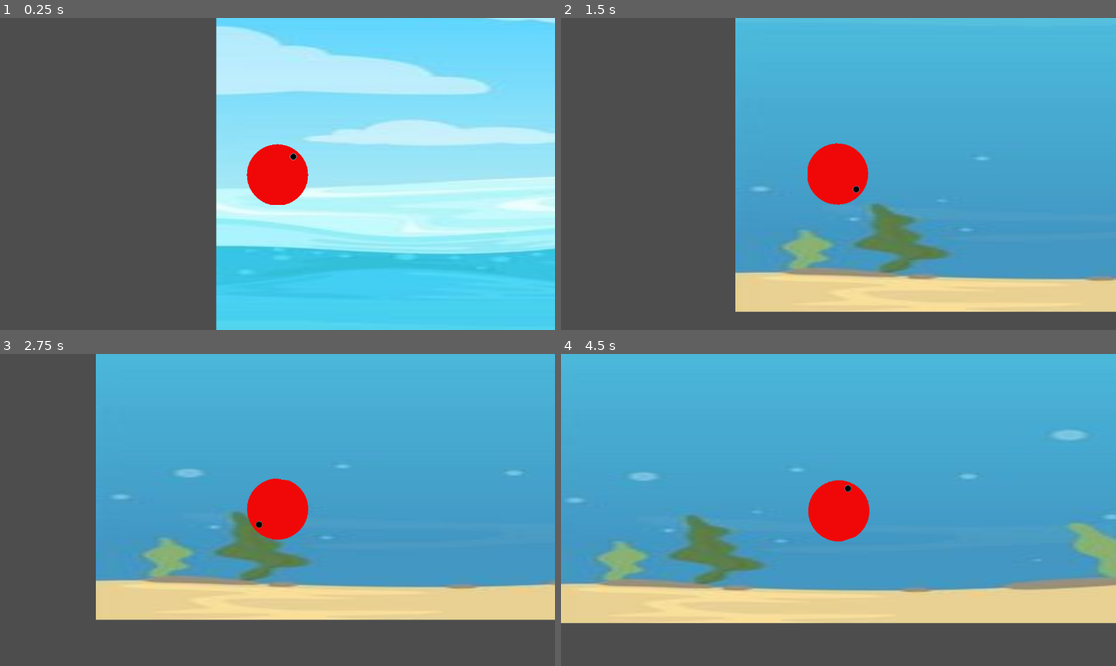
Above: before the commit, frames 1-4 (two rows, left to right).
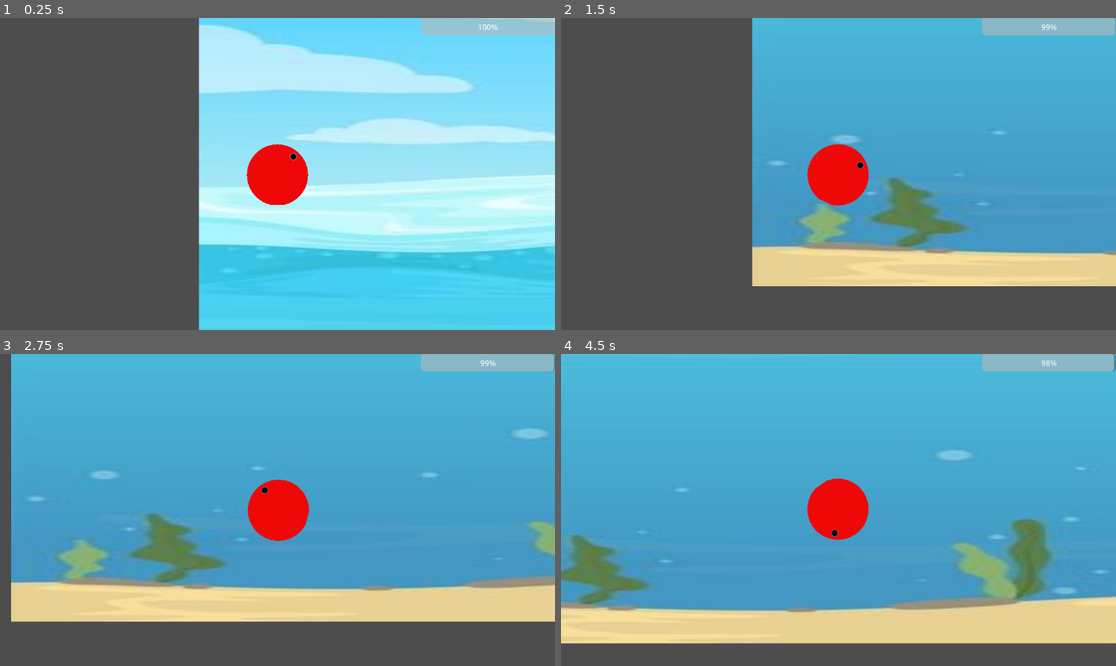
Above: after the commit, the same moments.

Repository: martinavilasj/GGJ-2025
Game: Godot game, scene res://scenes/nivel1.tscn
Two runs of this game, one before a commit and one after it. Both use one fixed random seed, a clock stepped at 60 frames per second and the inputs below.
Inputs:
- Up to frame 1 (0.25 s): no input
- Up to frame 2 (1.5 s): tap Enter (ui_accept) at 0.5, 0.77 s; hold Right (ui_right) from 0.53 s (still down)
- Up to frame 3 (2.75 s): tap Enter (ui_accept) at 1.52 s; release Right (ui_right) at 2.03 s; hold Left (ui_left) from 2.03 s (still down)
- Up to frame 4 (4.5 s): release Left (ui_left) at 2.78 s; hold Right (ui_right) 2.78-4.28 s; tap Enter (ui_accept) at 3.02, 3.77 s; hold Left (ui_left) from 4.28 s (still down)

The runs differ from the first frame. In frame 1, 6.9% of the frame differs, in the area x 35-100%, y 0-100%; in frame 2, 20%; in frame 3, 22%; in frame 4, 24%, in the area x 0-100%, y 0-93%.

Commit message:
Agregando basura

Diff:
--- a/project.godot
+++ b/project.godot
@@ -18,6 +18,7 @@
 [global_group]
 
 player=""
+suelo=""
 
 [input]
 
--- /dev/null
+++ b/scenes/basura/botella_1.tscn
@@ -0,0 +1,21 @@
+[gd_scene load_steps=4 format=3 uid="uid://dm8j3t0npalqs"]
+
+[ext_resource type="Script" path="res://scripts/basura/botella_1.gd" id="1_0tfko"]
+[ext_resource type="Texture2D" uid="uid://qg815jbp2jc6" path="res://assets/basura/botella_1.png" id="1_5h5qj"]
+
+[sub_resource type="RectangleShape2D" id="RectangleShape2D_8hw0k"]
+size = Vector2(90, 42)
+
+[node name="botella_1" type="Area2D"]
+script = ExtResource("1_0tfko")
+disminuidor = 6
+
+[node name="Sprite2D" type="Sprite2D" parent="."]
+scale = Vector2(0.175, 0.175)
+texture = ExtResource("1_5h5qj")
+
+[node name="CollisionShape2D" type="CollisionShape2D" parent="."]
+position = Vector2(1, 0)
+shape = SubResource("RectangleShape2D_8hw0k")
+
+[connection signal="body_entered" from="." to="." method="_on_body_entered"]
--- /dev/null
+++ b/scenes/basura/botella_2.tscn
@@ -0,0 +1,21 @@
+[gd_scene load_steps=4 format=3 uid="uid://bbxlywo7nfjot"]
+
+[ext_resource type="Script" path="res://scripts/basura/botella_1.gd" id="1_omfc1"]
+[ext_resource type="Texture2D" uid="uid://bv0666xaqjj64" path="res://assets/basura/botella_2.png" id="2_6w3xp"]
+
+[sub_resource type="RectangleShape2D" id="RectangleShape2D_8hw0k"]
+size = Vector2(44, 42)
+
+[node name="botella_1" type="Area2D"]
+script = ExtResource("1_omfc1")
+disminuidor = 6
+
+[node name="Sprite2D" type="Sprite2D" parent="."]
+scale = Vector2(0.175, 0.175)
+texture = ExtResource("2_6w3xp")
+
+[node name="CollisionShape2D" type="CollisionShape2D" parent="."]
+position = Vector2(1, 0)
+shape = SubResource("RectangleShape2D_8hw0k")
+
+[connection signal="body_entered" from="." to="." method="_on_body_entered"]
--- /dev/null
+++ b/scenes/basura/lata.tscn
@@ -0,0 +1,21 @@
+[gd_scene load_steps=4 format=3 uid="uid://c35nkihwn0poo"]
+
+[ext_resource type="Script" path="res://scripts/basura/botella_1.gd" id="1_wi8gd"]
+[ext_resource type="Texture2D" uid="uid://b1fh0sk223phi" path="res://assets/basura/lata.png" id="2_y78qv"]
+
+[sub_resource type="RectangleShape2D" id="RectangleShape2D_8hw0k"]
+size = Vector2(55, 56.5)
+
+[node name="botella_1" type="Area2D"]
+script = ExtResource("1_wi8gd")
+disminuidor = 6
+
+[node name="Sprite2D" type="Sprite2D" parent="."]
+scale = Vector2(0.125, 0.125)
+texture = ExtResource("2_y78qv")
+
+[node name="CollisionShape2D" type="CollisionShape2D" parent="."]
+position = Vector2(0, -0.25)
+shape = SubResource("RectangleShape2D_8hw0k")
+
+[connection signal="body_entered" from="." to="." method="_on_body_entered"]
--- a/scenes/nivel1.tscn
+++ b/scenes/nivel1.tscn
@@ -1,12 +1,13 @@
-[gd_scene load_steps=6 format=3 uid="uid://k5vf2pfbw7db"]
+[gd_scene load_steps=7 format=3 uid="uid://k5vf2pfbw7db"]
 
 [ext_resource type="Texture2D" uid="uid://ewjlqhrisyt2" path="res://assets/Dock/Water waves background seamless liquid pattern vector image on VectorStock.jpg" id="1_ja0j3"]
+[ext_resource type="PackedScene" uid="uid://dm8j3t0npalqs" path="res://scenes/basura/botella_1.tscn" id="2_jfy3w"]
 [ext_resource type="PackedScene" uid="uid://b5vto1raj48l0" path="res://scenes/rigid_body_2d.tscn" id="3_6mg0o"]
 [ext_resource type="PackedScene" uid="uid://bqv0hwc6fjjd8" path="res://scenes/bolsas.tscn" id="3_cf77e"]
 
-[sub_resource type="CanvasItemMaterial" id="CanvasItemMaterial_i683n"]
+[sub_resource type="CanvasItemMaterial" id="CanvasItemMaterial_yubuu"]
 
-[sub_resource type="PhysicsMaterial" id="PhysicsMaterial_5ib0f"]
+[sub_resource type="PhysicsMaterial" id="PhysicsMaterial_7c2ag"]
 
 [node name="Area2D" type="Node2D"]
 
@@ -15,19 +16,23 @@
 scale = Vector2(7.49048, 2.31368)
 texture = ExtResource("1_ja0j3")
 
-[node name="StaticBody2D" type="StaticBody2D" parent="."]
-material = SubResource("CanvasItemMaterial_i683n")
-physics_material_override = SubResource("PhysicsMaterial_5ib0f")
+[node name="StaticBody2D" type="StaticBody2D" parent="." groups=["suelo"]]
+material = SubResource("CanvasItemMaterial_yubuu")
+physics_material_override = SubResource("PhysicsMaterial_7c2ag")
 
 [node name="CollisionPolygon2D" type="CollisionPolygon2D" parent="StaticBody2D"]
 position = Vector2(-100.619, 182.223)
 scale = Vector2(1.81319, 2.30847)
-polygon = PackedVector2Array(-1, 1, 15.7835, 64.0153, 28.4684, 141.556, 33.432, 279.31, 35.638, 392.805, 145.389, 393.671, 206.056, 393.671, 27 …(424 unchanged characters)…
+polygon = PackedVector2Array(-12.895, 2.06934, 11.3717, 77.4439, 28.4684, 141.556, 35.0868, 278.443, 45.014, 361.615, 56.0443, 385.873, 70.9352, 402.768, 83.0685, 403.201, 97.4079, 401.035, 122.778, 398.436, 145.389, 393.671, 206.056, 393.671, 27 …(424 unchanged characters)…
 
 [node name="Polygon2D" type="Polygon2D" parent="StaticBody2D"]
+
+[node name="botella_1" parent="StaticBody2D" instance=ExtResource("2_jfy3w")]
+position = Vector2(2151, 1208)
 
 [node name="Bolsas" parent="." instance=ExtResource("3_cf77e")]
 position = Vector2(1355, 560)
 scale = Vector2(0.495028, 0.436542)
 
 [node name="RigidBody2D" parent="." instance=ExtResource("3_6mg0o")]
+position = Vector2(36, 3)
--- a/scenes/rigid_body_2d.tscn
+++ b/scenes/rigid_body_2d.tscn
@@ -28,4 +28,25 @@
 
 [node name="Timer" type="Timer" parent="."]
 
+[node name="Timer_Oxigeno" type="Timer" parent="."]
+
+[node name="CanvasLayer" type="CanvasLayer" parent="."]
+
+[node name="Container" type="Control" parent="CanvasLayer"]
+layout_mode = 3
+anchors_preset = 1
+anchor_left = 1.0
+anchor_right = 1.0
+grow_horizontal = 0
+
+[node name="ProgressBar" type="ProgressBar" parent="CanvasLayer/Container"]
+layout_mode = 1
+anchors_preset = 1
+anchor_left = 1.0
+anchor_right = 1.0
+offset_left = -278.0
+offset_bottom = 36.0
+grow_horizontal = 0
+
 [connection signal="timeout" from="Timer" to="." method="_on_timer_timeout"]
+[connection signal="timeout" from="Timer_Oxigeno" to="." method="_on_timer_oxigeno_timeout"]
--- /dev/null
+++ b/scenes/suelo.tscn
@@ -0,0 +1,25 @@
+[gd_scene load_steps=4 format=3 uid="uid://b5o00kjgbbhhw"]
+
+[ext_resource type="Texture2D" uid="uid://ewjlqhrisyt2" path="res://assets/Dock/Water waves background seamless liquid pattern vector image on VectorStock.jpg" id="1_q6n1l"]
+
+[sub_resource type="CanvasItemMaterial" id="CanvasItemMaterial_ndvxy"]
+
+[sub_resource type="PhysicsMaterial" id="PhysicsMaterial_pqvjo"]
+
+[node name="suelo" type="Node2D"]
+
+[node name="Background" type="Sprite2D" parent="."]
+position = Vector2(2626, 416)
+scale = Vector2(7.49048, 2.31368)
+texture = ExtResource("1_q6n1l")
+
+[node name="StaticBody2D" type="StaticBody2D" parent="." groups=["suelo"]]
+material = SubResource("CanvasItemMaterial_ndvxy")
+physics_material_override = SubResource("PhysicsMaterial_pqvjo")
+
+[node name="CollisionPolygon2D" type="CollisionPolygon2D" parent="StaticBody2D"]
+position = Vector2(-100.619, 182.223)
+scale = Vector2(1.81319, 2.30847)
+polygon = PackedVector2Array(-1, 1, 15.7835, 64.0153, 28.4684, 141.556, 33.432, 279.31, 35.638, 392.805, 145.389, 393.671, 206.056, 393.671, 272.237, 393.671, 340.625, 391.505, 421.698, 381.975, 474.091, 366.38, 525.934, 346.454, 586.049, 312.665, 647.267, 266.314, 700.073, 233.725, 747.642, 204.368, 772.46, 208.267, 807.206, 227.76, 894.896, 335.624, 952.254, 371.579, 997.478, 390.639, 1071.38, 387.173, 1109.99, 418.363, 1177.82, 457.783, 1318.46, 453.451, 1369.2, 407.533, 1443.1, 361.182, 1550.09, 356.417, 1599.18, 423.128, 1660.4, 467.746, -13.4467, 475.544)
+
+[node name="Polygon2D" type="Polygon2D" parent="StaticBody2D"]
--- /dev/null
+++ b/scripts/basura/botella_1.gd
@@ -0,0 +1,18 @@
+extends Area2D
+
+@export var disminuidor: int
+
+# Called when the node enters the scene tree for the first time.
+func _ready() -> void:
+	pass # Replace with function body.
+
+
+# Called every frame. 'delta' is the elapsed time since the previous frame.
+func _process(delta: float) -> void:
+	pass
+
+
+func _on_body_entered(body: Node2D) -> void:
+	if body.is_in_group("player"):
+		body.disminuir_oxigeno(disminuidor)
+		queue_free()
--- a/scripts/rigid_body_2d.gd
+++ b/scripts/rigid_body_2d.gd
@@ -1,15 +1,20 @@
 extends RigidBody2D
 
-var velocidad_inicial = 20
-var velocidad = 20
-var jump_velocity_inicial = 200
-var jump_velocity = 250
+@export var velocidad_inicial = 20
+var velocidad = velocidad_inicial
+@export var jump_velocity_inicial = 200
+var jump_velocity = jump_velocity_inicial
+
+var oxigeno = 100
+var disminuidor_oxigeno = 0.4
+@onready var timer_oxigeno = $Timer_Oxigeno
+@onready var barra_oxigeno = $CanvasLayer/Container/ProgressBar
 
 @onready var timer: Timer = $Timer
 var ralentizado = false
 
 func _ready() -> void:
-	pass # Replace with function body.
+	timer_oxigeno.start()
 
 func _physics_process(delta: float) -> void:
 	var direccion = Vector2.ZERO
@@ -30,7 +35,7 @@
 
 # Called every frame. 'delta' is the elapsed time since the previous frame.
 func _process(delta: float) -> void:
-	pass
+	barra_oxigeno.value = oxigeno
 
 func ralentizar(tiempo,reduccion):
 	if not ralentizado:
@@ -45,3 +50,12 @@
 	velocidad = velocidad_inicial
 	jump_velocity = jump_velocity_inicial
 	ralentizado = false
+
+func _on_timer_oxigeno_timeout() -> void:
+	if oxigeno > 0:
+		oxigeno -= disminuidor_oxigeno
+		timer_oxigeno.start()
+
+func disminuir_oxigeno(valor: float):
+	var resta = (oxigeno*valor)/100
+	oxigeno -= resta
Binary file added: assets/basura/botella_1.png
Not shown, added: assets/basura/botella_1.png.import
Binary file added: assets/basura/botella_2.png
Not shown, added: assets/basura/botella_2.png.import
Binary file added: assets/basura/lata.png
Not shown, added: assets/basura/lata.png.import
